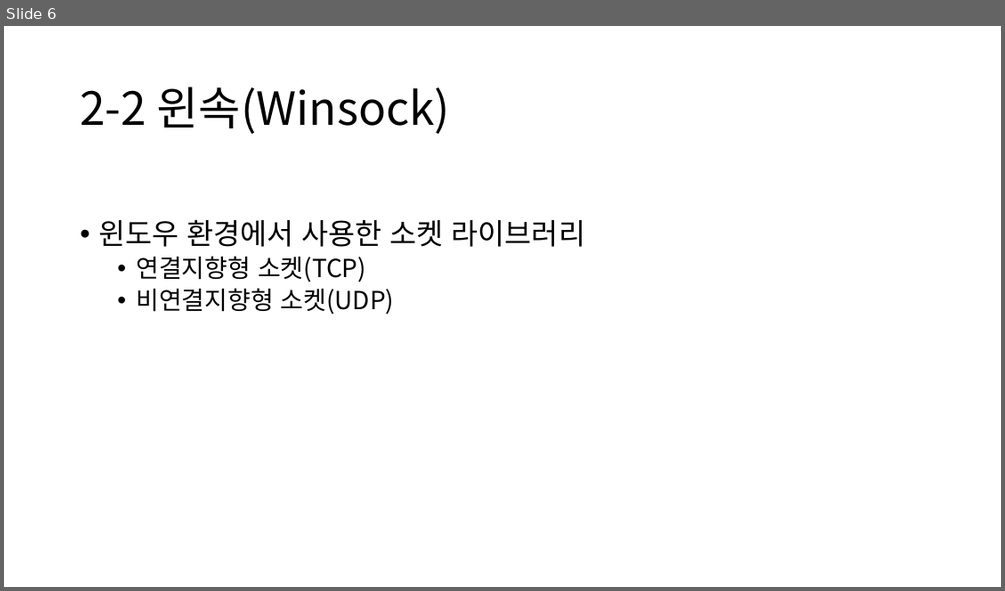
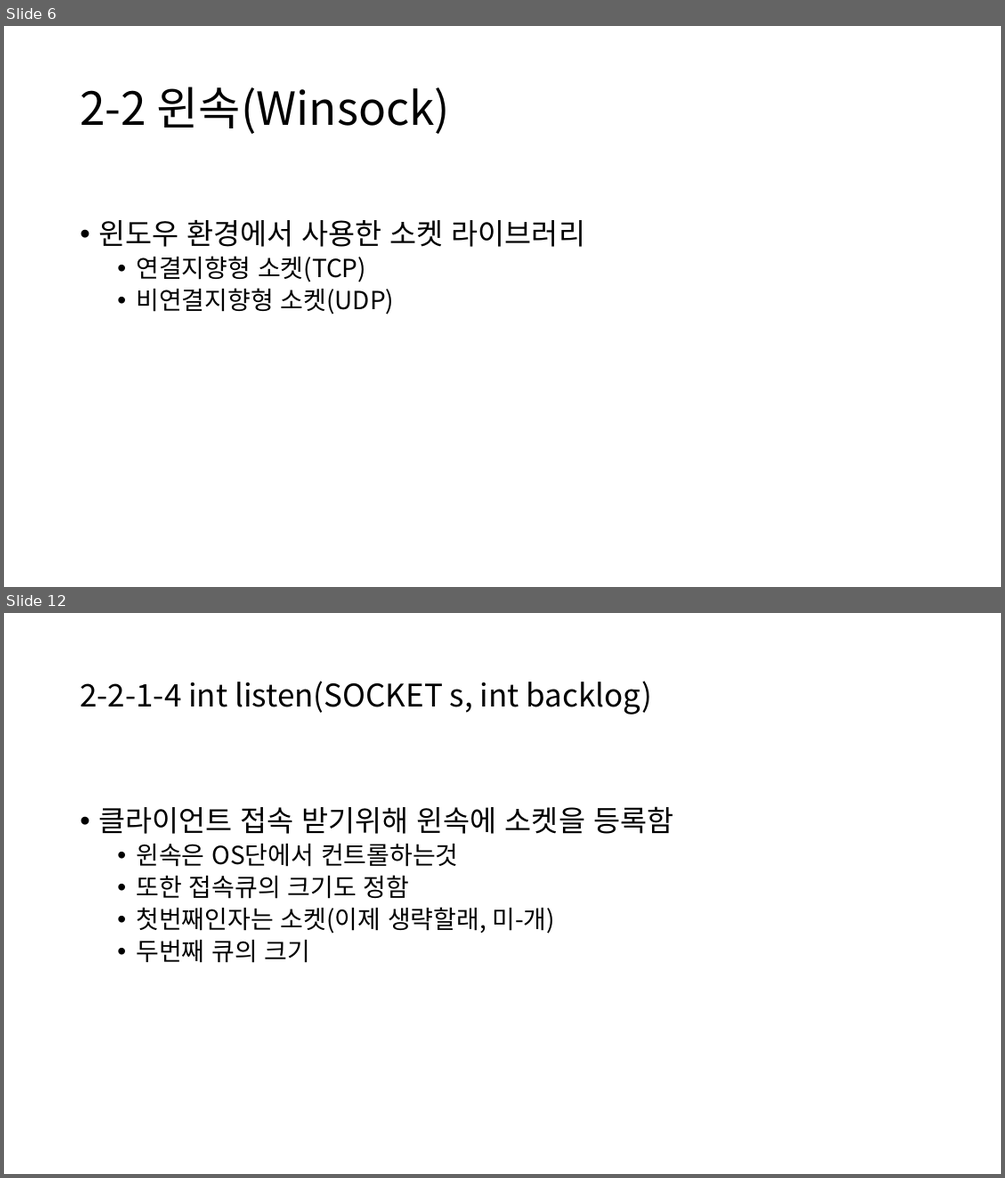
Before and after one commit to OnionLee/game_server_study, a slide deck: doc/온라인 게임 서버 - 기초편.pptx. Shown one above the other, each under a label of ours: slide 6 before the commit, slides 6 and 12 after it; the slides between them are not shown. The pictures are 1005x591 and 1005x1178 pixels, drawn with LibreOffice and Linux fonts; fonts in the diff are those of the drawing. Boxes give left, top, right and bottom in pixels: in the first picture for what was removed or moved away, otherwise in the second. Text is boxed around its words. In the diff, an @@ line names an element or a change of style, - is before the commit and + after.

```diff
--- a/doc/온라인 게임 서버 - 기초편.pptx
+++ b/doc/온라인 게임 서버 - 기초편.pptx
@@ slide 12 added at [4,613,1001,1174], background #FFFFFF @@
@@ title added at [80,681,652,714], 30 pt, text #000000 @@
+2-2-1-4 int listen(SOCKET s, int backlog)
@@ text added at [98,806,673,963], 24 pt, text #000000 @@
+• 클라이언트 접속 받기위해 윈속에 소켓을 등록함
+  • 윈속은 OS단에서 컨트롤하는것
+  • 또한 접속큐의 크기도 정함
+  • 첫번째인자는 소켓(이제 생략할래, 미-개)
+  • 두번째 큐의 크기
```
Also in this commit, not shown: 3 slides changed, 13 other slides added, 12 other files.
